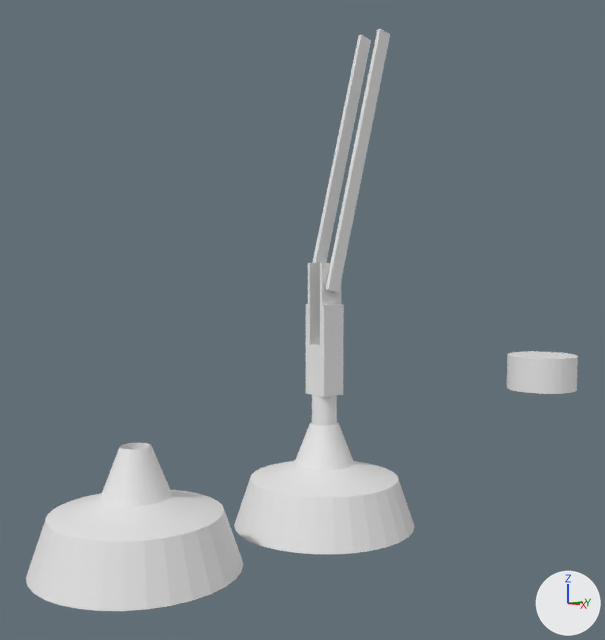
An edit to the Blender file Lamp Scene.blend, drawn before and after from the same camera.
Rendered twice from a camera (50 mm lens) standing at (12.46, -10.46, 5.17) and looking at (1.9, -2.06, 4.22). Arrows for +X, +Y and +Z are at lower right; the lights stay in place.

Names of what the first picture shows: 'Cylinder', 'LampBase', 'LampBase Old', 'Lover Arm', 'Lower fork'.
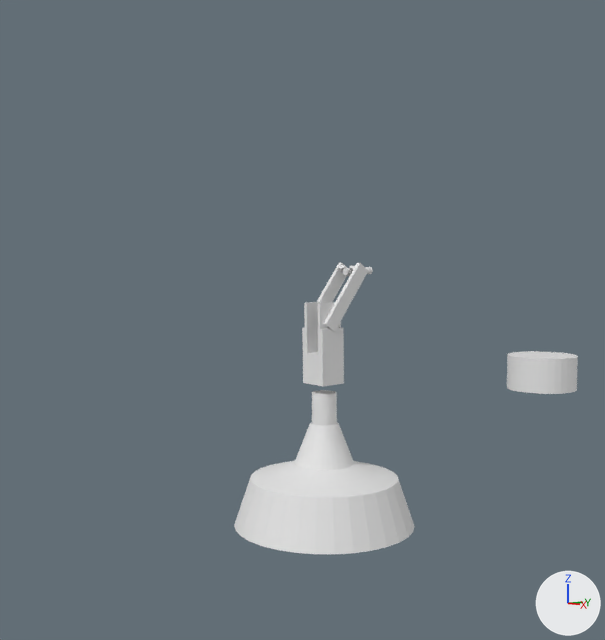
What differs and where, as boxes [x1, y1, x2, y2] in the pictures (605 x 640 px):
'LampBase Old', hidden: before [26, 443, 243, 611]
'Lover Arm', reshaped, moved, turned, rescaled: before [307, 29, 390, 293]; after [317, 263, 368, 332]
'Lower fork', reshaped, moved (10% wider, 36% shorter): before [306, 263, 344, 397]; after [302, 301, 344, 386]
'Top  Arm', added: after [343, 267, 373, 275]
part 2 of me_cube_002, deleted: before [325, 29, 390, 293]
part 3 of me_cube_002, deleted: before [307, 35, 371, 289]
part 4 of me_cube_002, added: after [317, 263, 368, 332]

Patch to the scene script:
```diff
--- a/Lamp Scene.blend.py
+++ b/Lamp Scene.blend.py
@@ me_cube_001 @@
 me_cube_001.from_pydata(...)  # 44 vertices, 42 faces; spans x -0.28..0.28, y -0.24..0.24, z -1.28..1.28
 # used by ob_lower_fork; location = (0.0, 0.0, 3.85)
+# me_cube_001 part 1: the whole mesh is multiplied about its middle by the matrix ((1.082, 0.0, 0.0), (0.0, 1.082, -0.01), (0.0, 0.017, 0.617))
@@ me_cube_002 @@
 # used by ob_lover_arm; location = (0.0, 0.0, 0.0); rotation_euler = (-0.256, 0.0, 0.0), in degrees (-15, 0, 0); scale = (0.0466, 0.135, 2.61)
 # verts and faces of me_cube_002; kept vertices keep their numbers, new ones are numbered from 16
 # before: 0 (4.87, -9.94, 1.7) at pixel (325, 289), 1 (4.87, -9.94, 3.7) at pixel (377, 29), 2 (4.87, -7.94, 1.7) at pixel (335, 292), 3 (4.87, -7.94, 3.7), 4 (6.87, -9.94, 1.7) at pixel (328, 289)
 # before: 5 (6.87, -9.94, 3.7) at pixel (380, 28), 6 (6.87, -7.94, 1.7) at pixel (338, 292), 7 (6.87, -7.94, 3.7) at pixel (390, 34)
 # before: 8 (-4.87, -9.94, 1.7), 9 (-4.87, -9.94, 3.7) at pixel (361, 34), 10 (-4.87, -7.94, 1.7), 11 (-4.87, -7.94, 3.7) at pixel (371, 40), 12 (-6.87, -9.94, 1.7) at pixel (307, 288)
 # before: 13 (-6.87, -9.94, 3.7) at pixel (358, 35), 14 (-6.87, -7.94, 1.7), 15 (-6.87, -7.94, 3.7)
-me_cube_002.from_pydata(...)  # 16 vertices, 12 faces; spans x -6.87..6.87, y -9.94..-7.94, z 1.7..3.7
+me_cube_002.from_pydata(...)  # 96 vertices, 92 faces; spans x -0.32..0.32, y -0.33..0.75, z 1.63..2.95
+# me_cube_002 part 2
+delete_vertices([*range(0, 8)])  # with the faces that use them
+# me_cube_002 part 3
+delete_vertices([*range(8, 16)])  # with the faces that use them
+# me_cube_002 part 4
+# 56 vertices are added at x -0.32..0.23, y -0.33..0.75, z 1.63..2.95
+# 40 new vertices lie (0.09, 0.0, 0.0) away from vertices in x -0.32..0.23, y -0.33..0.75, z 1.63..2.95
+# 92 new faces join them
@@ me_cylinder_001 @@
+me_cylinder_001.from_pydata(...)  # 64 vertices, 34 faces; spans x -0.071..0.071, y -0.04..0.641, z -0.001..0.158
@@ ob_lower_fork @@
 ob_lower_fork = bpy.data.objects.new('Lower fork', me_cube_001)
-ob_lower_fork.location = (0.0, 0.0, 3.85)
+ob_lower_fork.location = (0.0, -0.04, 3.58)
@@ ob_lover_arm @@
 ob_lover_arm = bpy.data.objects.new('Lover Arm', me_cube_002)
-ob_lover_arm.location = (0.0, 0.0, 0.0)
-ob_lover_arm.rotation_euler = (-0.256, 0.0, 0.0)  # degrees (-15, 0, 0)
-ob_lover_arm.scale = (0.0466, 0.135, 2.61)
+ob_lover_arm.location = (0.0, 0.11, 2.18)
@@ ob_lampbase_old @@
 ob_lampbase_old.location = (0.0, -4.08, 0.06)
+ob_lampbase_old.hide_viewport = True
@@ ob_top__arm @@
+ob_top__arm = bpy.data.objects.new('Top  Arm', me_cylinder_001)
+ob_top__arm.location = (0.0, 0.56, 4.88)
```
